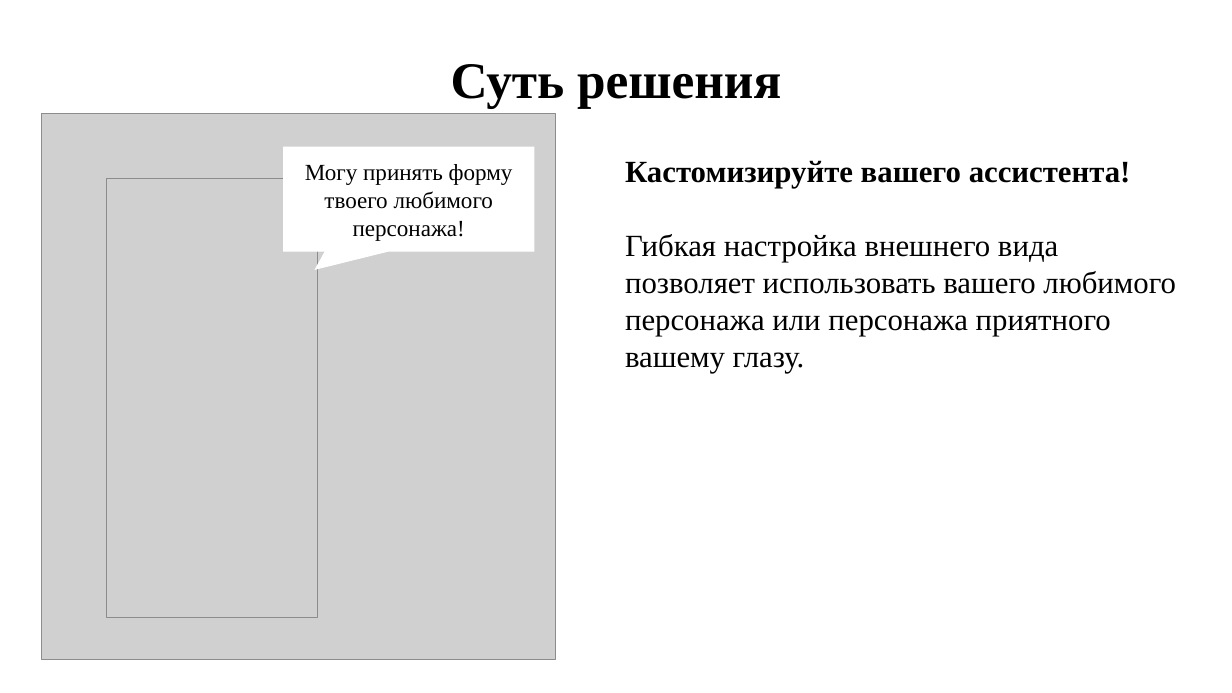
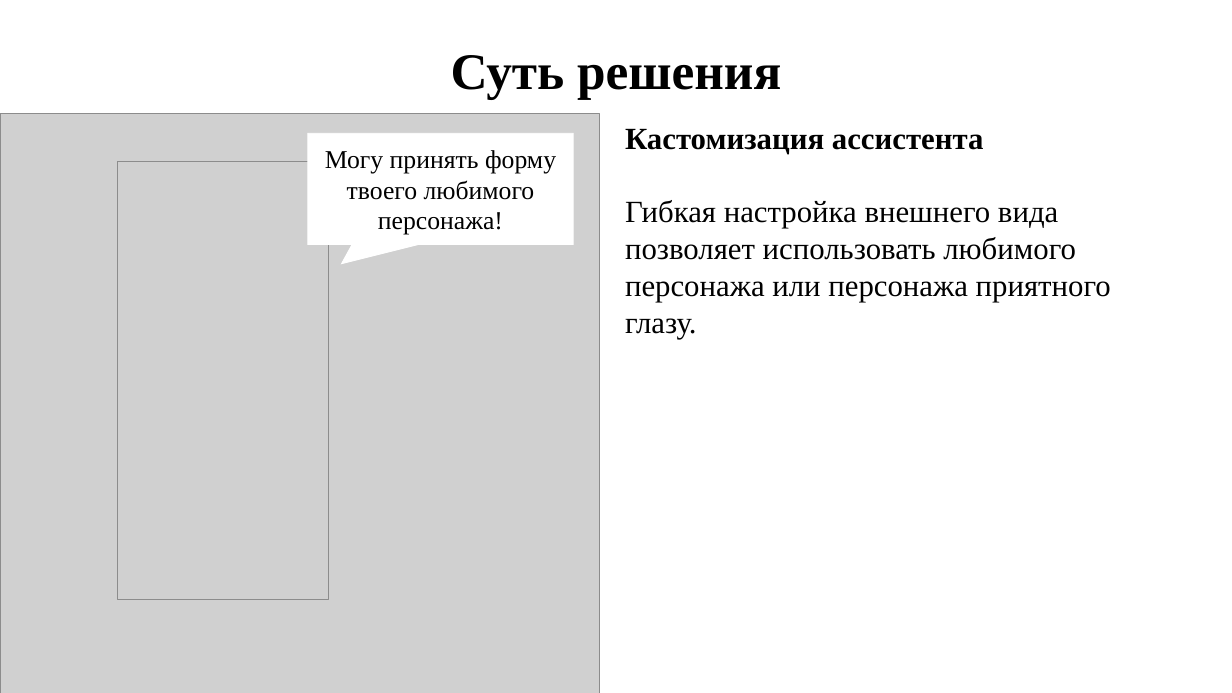
Before and after one commit to DronSyperlol/VirtualCurator, a slide deck: slide 7 of Docs/Presentation.pptx (slide 8 before the commit). Drawn at 1232x693 pixels with LibreOffice and Linux fonts; fonts in the diff are those of the drawing; grey boxes stand for pictures. Boxes give left, top, right and bottom in pixels: in the first picture for what was removed or moved away, otherwise in the second. Text is boxed around its words. In the diff, an @@ line names an element or a change of style, - is before the commit and + after.

Commit message:
Добавлена суть решения

```diff
--- a/Docs/Presentation.pptx
+++ b/Docs/Presentation.pptx
@@ text "Суть решения": place and size @@
-text "Суть решения" at bbox=[451, 64, 781, 108]
+text "Суть решения" at bbox=[451, 55, 781, 100]
@@ picture: place and size @@
-picture at bbox=[42, 114, 556, 659]
+picture at bbox=[0, 114, 600, 693]
@@ speech box "Могу принять форму твоего любимого ...": place and size @@
-speech box "Могу принять форму твоего любимого ..." at bbox=[284, 147, 534, 251]
+speech box "Могу принять форму твоего любимого ..." at bbox=[308, 133, 573, 244]
@@ speech box "Могу принять форму твоего любимого ..." at bbox=[308, 133, 573, 244]: size 18 to 20 pt @@
@@ text at bbox=[625, 128, 1111, 339]: text changed @@
-Кастомизируйте вашего ассистента!
-Гибкая настройка внешнего вида позволяет использовать вашего любимого персонажа или персонажа приятного вашему глазу.
+Кастомизация ассистента
+Гибкая настройка внешнего вида позволяет использовать любимого персонажа или персонажа приятного глазу.
@@ picture: place and size @@
-picture at bbox=[107, 179, 318, 618]
+picture at bbox=[118, 161, 329, 600]
```
Also in this commit, not shown: 4 other slides changed, 7 slides added, 4 slides removed.
